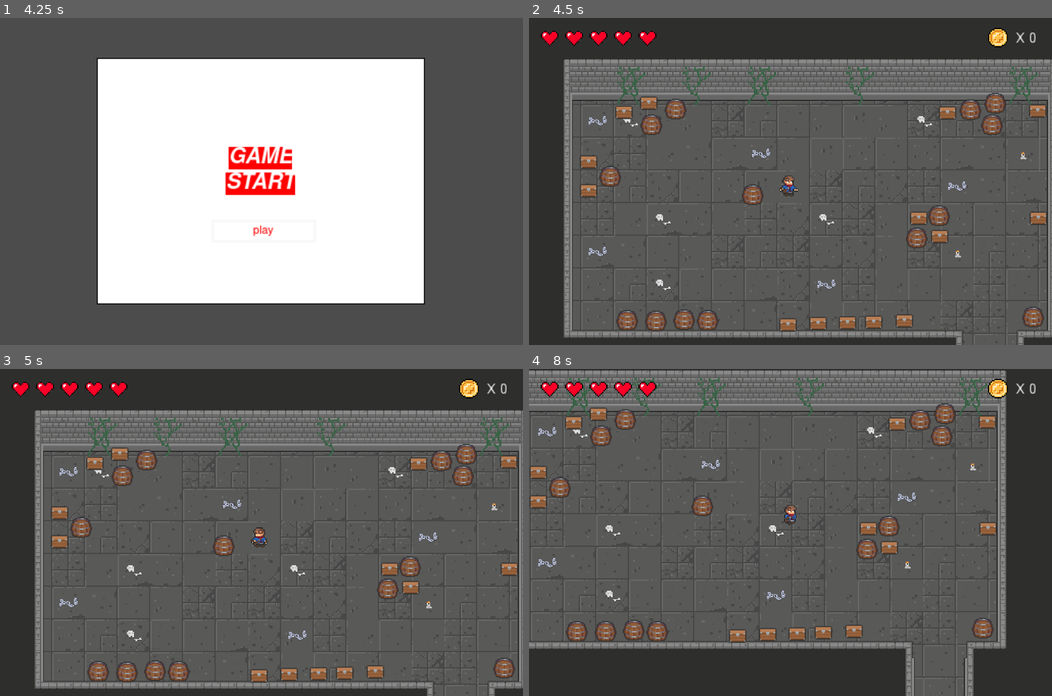
Above: before the commit, frames 1-4 (two rows, left to right).
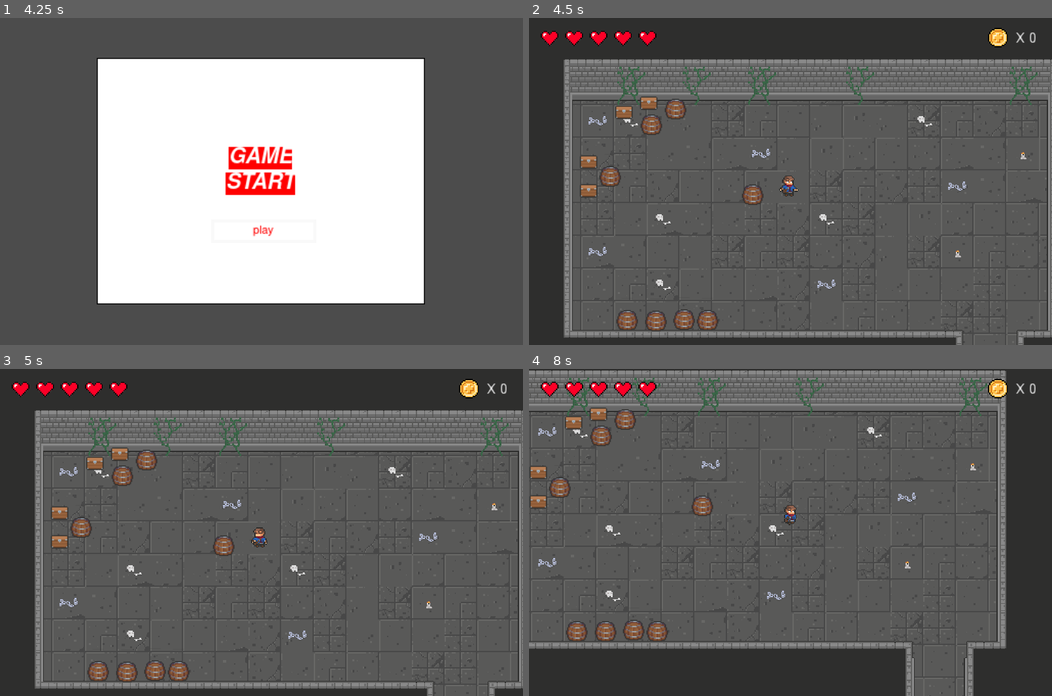
Above: after the commit, the same moments.

Repository: bandreetto/mimic-dungeon
Game: Godot game, scene res://scenes/main/main.tscn
The game is run twice, just before and just after one commit, with the same random seed, the same clock (stepped at 60 frames per second) and the same inputs.
Inputs (mouse positions are in pixels of both pictures, inside the frame that each line leads up to):
- Up to frame 1 (4.25 s): tap Enter at 0.5, 2, 3.5 s; hold Right (ui_right) 0.53-1.28 s; tap Space (ui_select) at 0.77, 1.25, 1.52, 2.75, 3.02, 3.77 s; hold Down (ui_down) 1.28-2.03 s; hold Right (ui_right) 2.03-2.78 s; hold Up (ui_up) 2.78-3.53 s; hold Left (ui_left) from 3.53 s (still down)
- Up to frame 2 (4.5 s): release Left (ui_left) at 4.25 s; click (790, 240) at 4.25 s
- Up to frame 3 (5 s): no input
- Up to frame 4 (8 s): hold Left (ui_left) 5.03-5.78 s; tap Space (ui_select) at 5.27, 6.77, 7.52 s; hold Down (ui_down) 5.78-6.53 s; hold Right (ui_right) 6.53-7.28 s; hold Up (ui_up) from 7.28 s (still down)

Frame 1 is identical in both runs. In frame 2, 2.4% of the frame differs, in the area x 47-99%, y 22-96%; in frame 3, 2.4%; in frame 4, 2.4%, in the area x 38-90%, y 10-84%.

Commit message:
Distribute mimics throughout the dungeons

Diff:
--- a/levels/level-1.tscn
+++ b/levels/level-1.tscn
@@ -67,27 +67,30 @@
 position = Vector2( 156.394, 268.83 )
 
 [node name="barrel6" parent="destroy/barrels" instance=ExtResource( 6 )]
-position = Vector2( 382.668, 166.3 )
+position = Vector2( 1278, 690 )
+isMimic = true
 
 [node name="barrel7" parent="destroy/barrels" instance=ExtResource( 6 )]
-position = Vector2( 361.455, 188.22 )
+position = Vector2( 1001, 693 )
+isMimic = true
 
 [node name="barrel8" parent="destroy/barrels" instance=ExtResource( 6 )]
 position = Vector2( 125.149, 61.9722 )
 
 [node name="barrel9" parent="destroy/barrels" instance=ExtResource( 6 )]
-position = Vector2( 475.015, 266.02 )
+position = Vector2( 842, 751 )
+isMimic = true
 
 [node name="barrel10" parent="destroy/barrels" instance=ExtResource( 6 )]
-position = Vector2( 434.755, 77.4356 )
+position = Vector2( 189, 745 )
 isMimic = true
 has_coin = true
 
 [node name="barrel11" parent="destroy/barrels" instance=ExtResource( 6 )]
-position = Vector2( 437.934, 56.2464 )
+position = Vector2( 211, 745 )
 
 [node name="barrel12" parent="destroy/barrels" instance=ExtResource( 6 )]
-position = Vector2( 413.566, 62.6031 )
+position = Vector2( 167, 745 )
 
 [node name="barrel13" parent="destroy/barrels" instance=ExtResource( 6 )]
 position = Vector2( 60.7649, 128.29 )
@@ -98,32 +101,35 @@
 [node name="chests" type="Node2D" parent="destroy"]
 
 [node name="chest" parent="destroy/chests" instance=ExtResource( 5 )]
-position = Vector2( 234.882, 270.952 )
+position = Vector2( 203, 850 )
 
 [node name="chest2" parent="destroy/chests" instance=ExtResource( 5 )]
-position = Vector2( 293.565, 268.835 )
+position = Vector2( 296, 851 )
 isMimic = true
 has_coin = true
 
 [node name="chest3" parent="destroy/chests" instance=ExtResource( 5 )]
-position = Vector2( 319.028, 268.123 )
+position = Vector2( 272, 850 )
 
 [node name="chest4" parent="destroy/chests" instance=ExtResource( 5 )]
-position = Vector2( 264.581, 269.538 )
+position = Vector2( 225, 851 )
 
 [node name="chest5" parent="destroy/chests" instance=ExtResource( 5 )]
-position = Vector2( 348.727, 266.709 )
+position = Vector2( 249, 850 )
 isMimic = true
 has_coin = true
 
 [node name="chest6" parent="destroy/chests" instance=ExtResource( 5 )]
-position = Vector2( 480.249, 166.3 )
+position = Vector2( 1428, 745 )
+isMimic = true
 
 [node name="chest7" parent="destroy/chests" instance=ExtResource( 5 )]
-position = Vector2( 362.869, 166.3 )
+position = Vector2( 1284, 801 )
+isMimic = true
 
 [node name="chest8" parent="destroy/chests" instance=ExtResource( 5 )]
-position = Vector2( 383.375, 184.685 )
+position = Vector2( 998, 798 )
+isMimic = true
 
 [node name="chest9" parent="destroy/chests" instance=ExtResource( 5 )]
 position = Vector2( 98.9056, 54.1274 )
@@ -140,10 +146,10 @@
 position = Vector2( 39.5756, 139.944 )
 
 [node name="chest13" parent="destroy/chests" instance=ExtResource( 5 )]
-position = Vector2( 391.317, 63.6626 )
+position = Vector2( 187, 765 )
 
 [node name="chest14" parent="destroy/chests" instance=ExtResource( 5 )]
-position = Vector2( 479.253, 61.5437 )
+position = Vector2( 165, 765 )
 
 [node name="Player" type="Node2D" parent="."]
 
